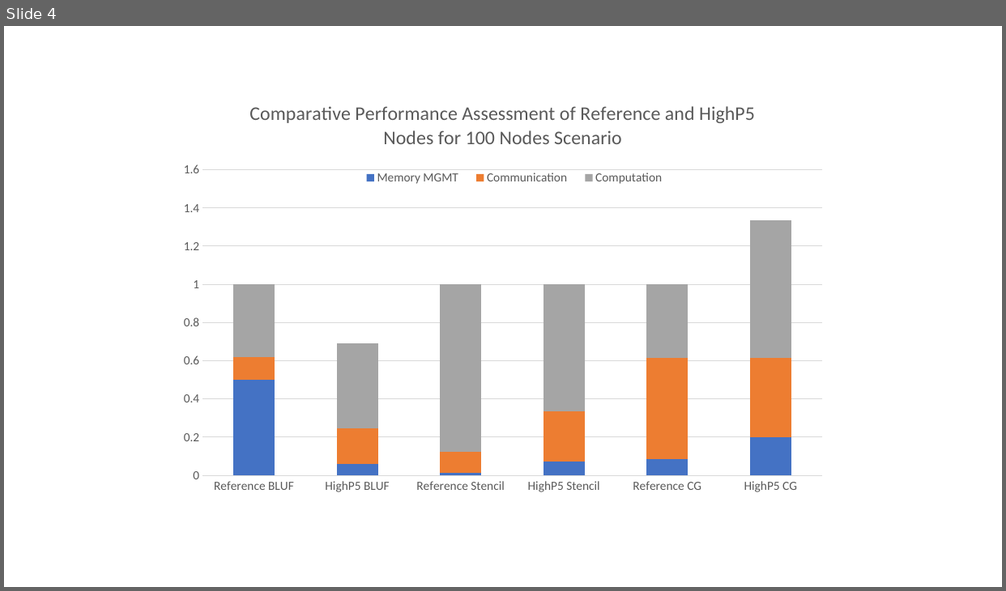
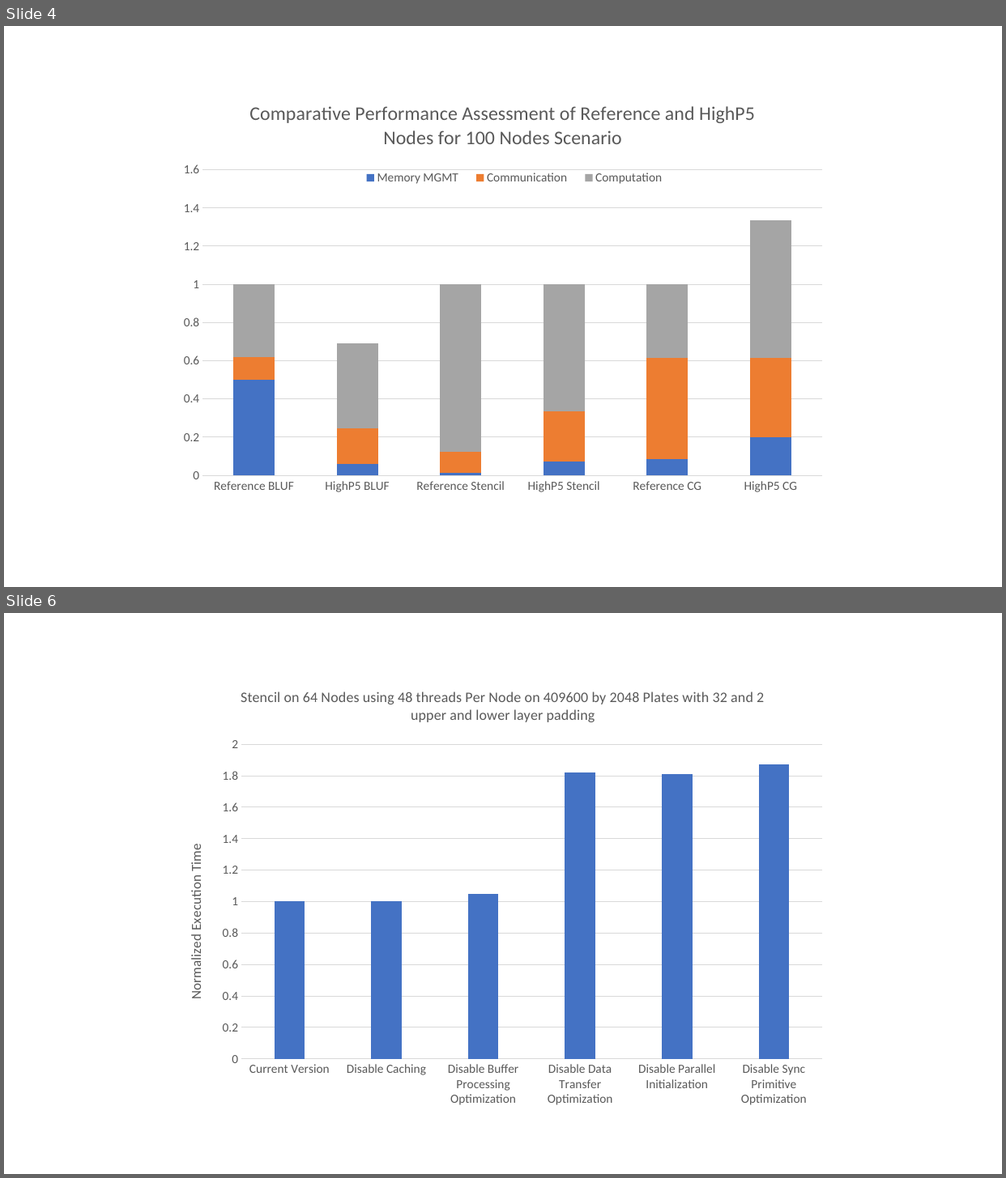
Before and after one commit to yanhaona/HighP5-Updated, a slide deck: experiments/segmented-mem/fugaku/charts-on-scaling-experiments.pptx. Shown one above the other, each under a label of ours: slide 4 before the commit, slides 4 and 6 after it; the slides between them are not shown. The pictures are 1006x591 and 1006x1178 pixels, drawn with LibreOffice and Linux fonts; fonts in the diff are those of the drawing. Boxes give left, top, right and bottom in pixels: in the first picture for what was removed or moved away, otherwise in the second. Text is boxed around its words. In the diff, an @@ line names an element or a change of style, - is before the commit and + after.

```diff
--- a/experiments/segmented-mem/fugaku/charts-on-scaling-experiments.pptx
+++ b/experiments/segmented-mem/fugaku/charts-on-scaling-experiments.pptx
@@ slide 6 added at (4,613,1002,1174), background #FFFFFF @@
@@ column chart added at (170,672,836,1116) @@
+title "Stencil on 64 Nodes using 48 threads Per Node on 409600 by 2048 Plates with 32 and 2 upper and lower layer padding "
+categories: Current Version, Disable Caching, Disable Buffer Processing Optimization, Disable Data Transfer Optimization, Disable Parallel Initialization, Disable Sync Primitive Optimization
+Series 1: 1, 1, 1.05, 1.82, 1.81, 1.87
```
Also in this commit, not shown: 1 other slide added, 1 other file.
